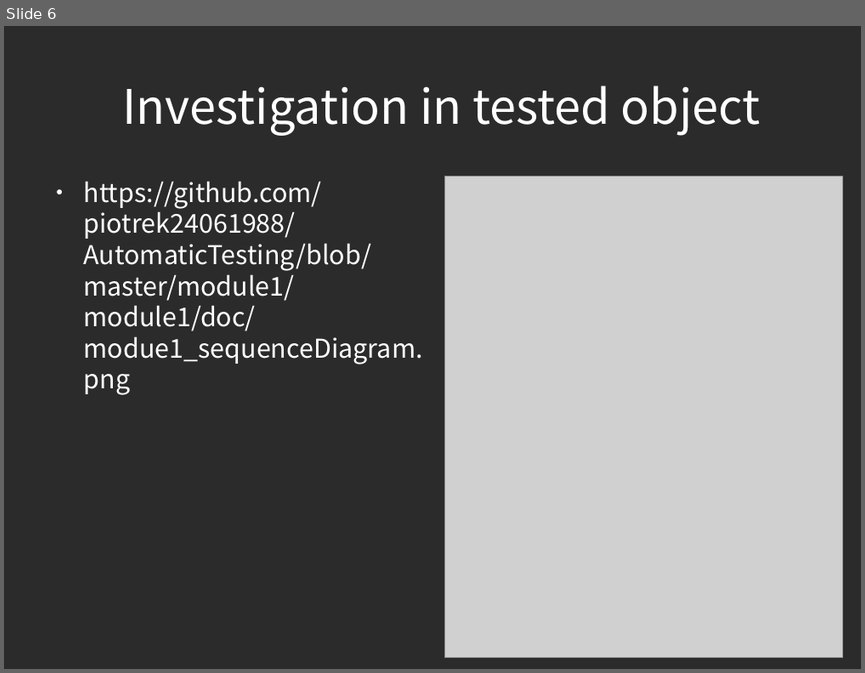
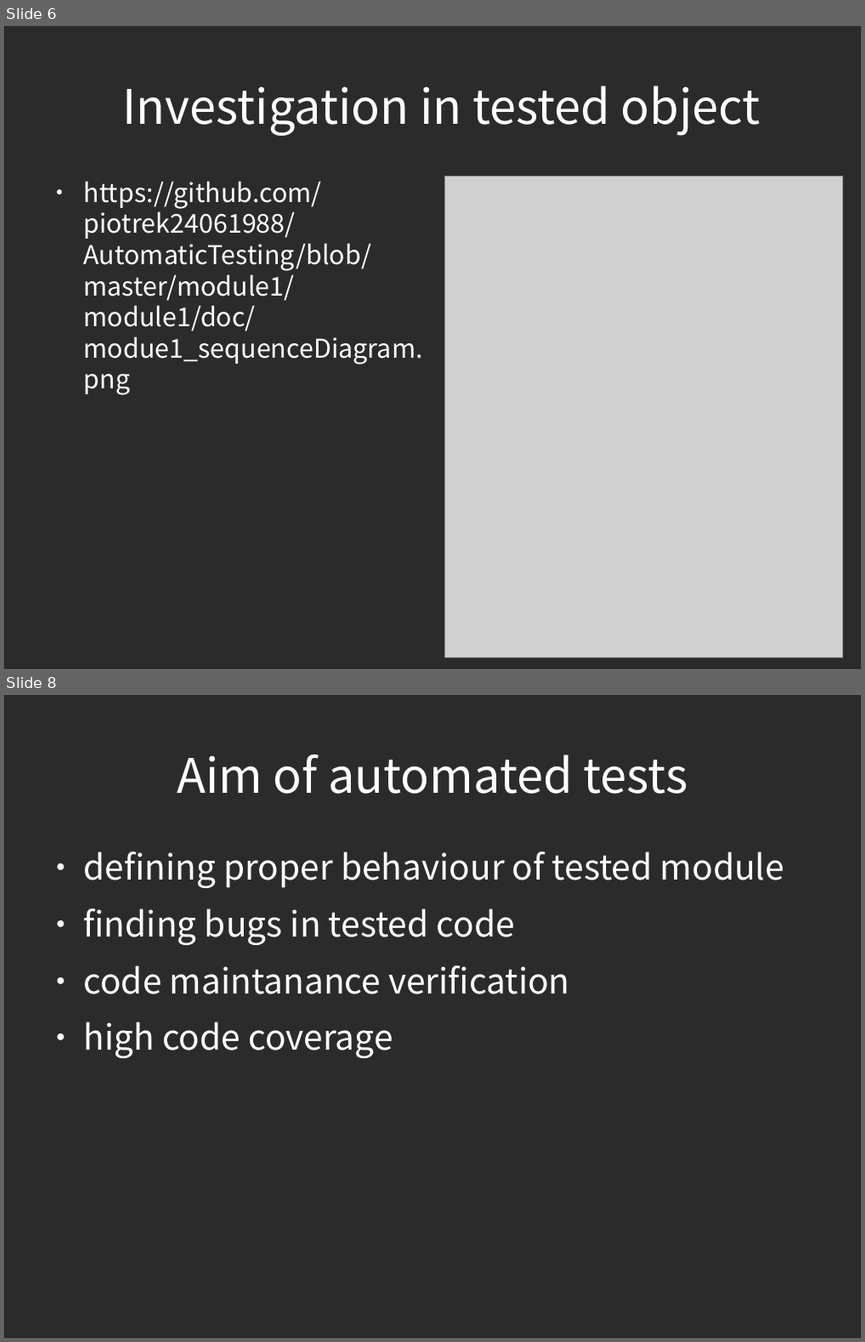
Before and after one commit to piotrek24061988/AutomaticTesting, a slide deck: module1/doc/AutomatedTesting.odp. Shown one above the other, each under a label of ours: slide 6 before the commit, slides 6 and 8 after it; the slides between them are not shown. The pictures are 865x673 and 865x1342 pixels, drawn with LibreOffice and Linux fonts; fonts in the diff are those of the drawing; grey boxes stand for pictures; background and template pictures are left out; a plain dark background stands for a picture behind light text. Boxes give left, top, right and bottom in pixels: in the first picture for what was removed or moved away, otherwise in the second. Text is boxed around its words. In the diff, an @@ line names an element or a change of style, - is before the commit and + after.

```diff
--- a/module1/doc/AutomatedTesting.odp
+++ b/module1/doc/AutomatedTesting.odp
@@ slide 8 added at [4, 695, 861, 1338], background picture (left out) @@
@@ title added at [177, 755, 688, 794], 44 pt, text #FFFFFF @@
+Aim of automated tests
@@ text added at [84, 851, 784, 1058], 32 pt, text #FFFFFF @@
+● defining proper behaviour of tested module
+● finding bugs in tested code
+● code maintanance verification
+● high code coverage
```
Also in this commit, not shown: 3 slides changed, 2 other slides added.
